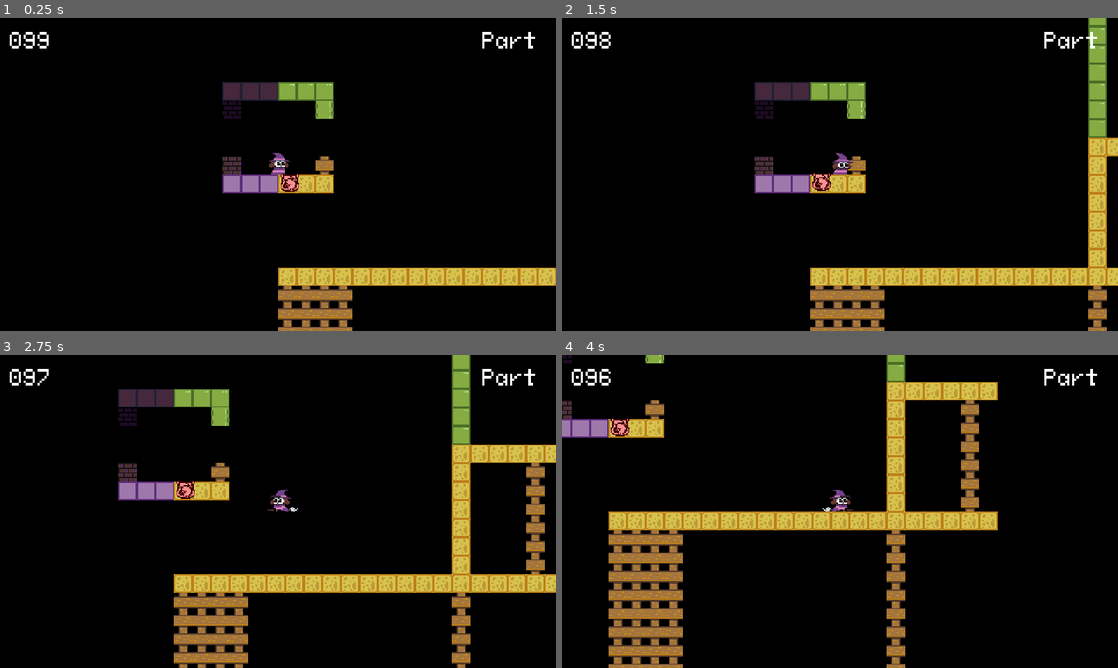
Above: before the commit, frames 1-4 (two rows, left to right).
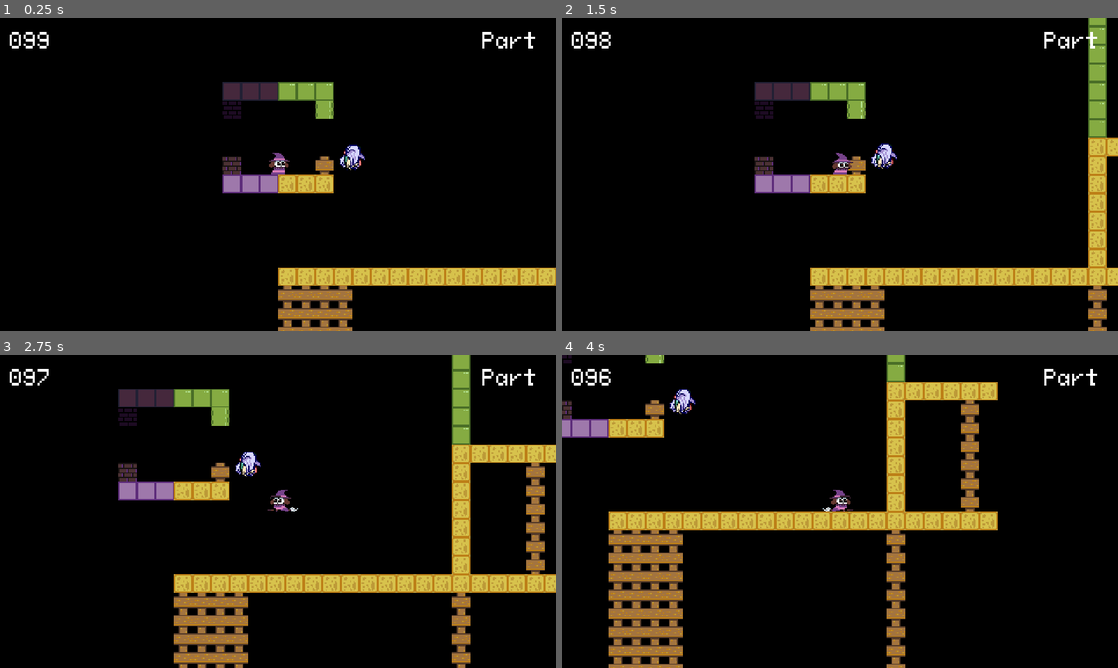
Above: after the commit, the same moments.

Repository: vitimesthree/LD55
Game: Godot game, scene res://main.tscn
Two runs of this game, one before a commit and one after it. Both use one fixed random seed, a clock stepped at 60 frames per second and the inputs below.
Inputs:
- Up to frame 1 (0.25 s): no input
- Up to frame 2 (1.5 s): tap Enter at 0.5 s; hold X (broom) 0.53-1.28 s; hold Right (move_right) from 0.53 s (still down); tap Z (jump) at 0.77 s; tap X (broom) at 1.35 s
- Up to frame 3 (2.75 s): tap Z (jump) at 1.52 s; release Right (move_right) at 2.03 s; hold Left (move_left) from 2.03 s (still down); hold X (broom) from 2.03 s (still down)
- Up to frame 4 (4 s): release Left (move_left) at 2.78 s; release X (broom) at 2.78 s; hold Right (move_right) from 2.78 s (still down); tap X (broom) at 2.85 s; tap Z (jump) at 3.02, 3.77 s; hold X (broom) from 3.53 s (still down)

The runs differ from the first frame. In frame 1, 0.4% of the frame differs, in the area x 50-66%, y 40-56%; in frame 2, 0.4%, in the area x 45-61%, y 40-56%; in frame 3, 0.4%; in frame 4, 0.4%.

Commit message:
finished generation code (without markers)

Diff:
--- a/main.gd
+++ b/main.gd
@@ -21,5 +21,23 @@
 		var newpart = demon_part.instantiate()
 		parts_holder.add_child(newpart)
 		parts_spawned.append(newpart)
-		newpart.position = $Player.position + Vector2(10,10)
+
+		# set to markers later
+		newpart.position = $Player.position + Vector2(64,-10)
 		newpart.createPart(Global.prompt, r)
+
+	# generates random amount of extra parts
+	var parts_amount = randi_range(8, 18)
+	for a in range(0,parts_amount):
+		var extrapart = demon_part.instantiate()
+		parts_holder.add_child(extrapart)
+		parts_spawned.append(extrapart)
+
+		# set to markers later
+		extrapart.position = $Player.position + Vector2(64,-10)
+
+		var rand_demon = Global.prompt
+		while rand_demon == Global.prompt:
+			rand_demon = randi_range(0,3)
+		var rand_part = randi_range(0,5)
+		extrapart.createPart(rand_demon, a)
